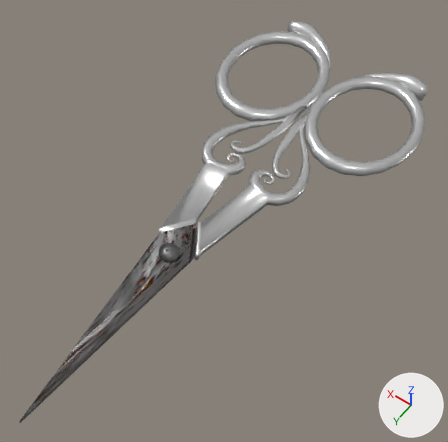
Two versions of the FBX model Assets/Art/3D/Scissors/FBX_Scissors.fbx, one commit apart.
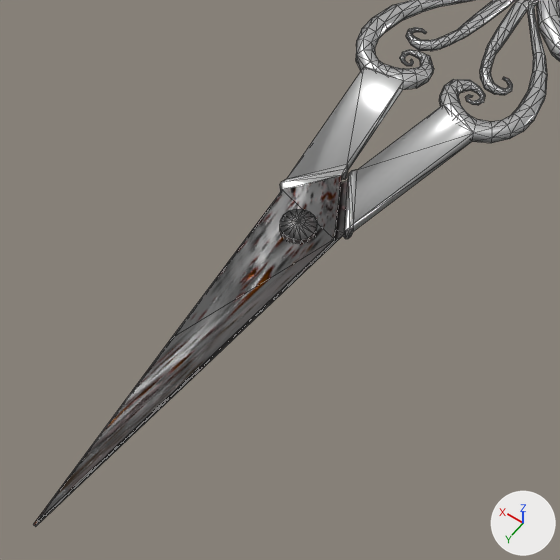
There are two pictures of each version: one whole from a 50 mm lens placed at (-0.783, 1.342, 1.475), pointed at (-0.019, 0.272, -0.206), one close up on the part from 0% to 71% of the width and 28% to 100% of the height. Arrows for +X, +Y and +Z are at lower right; the lights stay in place. The close-ups show mesh edges as thin lines. Vertices at the same position are counted once.

The scene before the commit, as lines of its bpy script (objects in view):
```python
me_cubo_016 = bpy.data.meshes.new('Cubo.016')
me_cubo_016.from_pydata(...)  # 1303 vertices, 2582 faces; spans x -0.41..0.44, y -0.76..1.17, z -0.21..-0.09
# faces by material slot: [130, 2452]
me_cubo_016.materials.append(mat_ferro_008)
me_cubo_016.materials.append(mat_ferro_027)  # white #e7e7e7
# before: 625 (-0.05, 0.47, -0.17) at pixel (342, 235), 627 (0.02, 0.38, -0.16), 629 (0.01, 1.17, -0.17) at pixel (35, 526), 630 (0.01, 1.17, -0.17) at pixel (34, 525), 631 (0.01, 1.17, -0.17) at pixel (34, 525)
# before: 632 (0.01, 1.17, -0.17) at pixel (33, 524), 837 (0.01, 1.17, -0.17) at pixel (35, 526), 839 (0.01, 1.17, -0.17) at pixel (34, 525), 841 (0.1, 0.5, -0.16), 843 (-0.02, 0.82, -0.17) at pixel (204, 367)
ob_cubo_019 = bpy.data.objects.new('Cubo.019', me_cubo_016)
ob_cubo_019.location = (0.0, 0.0, 0.0)
```
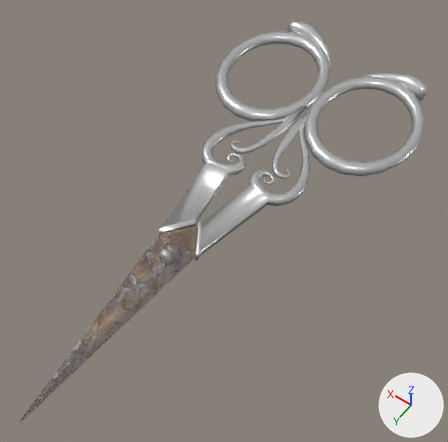
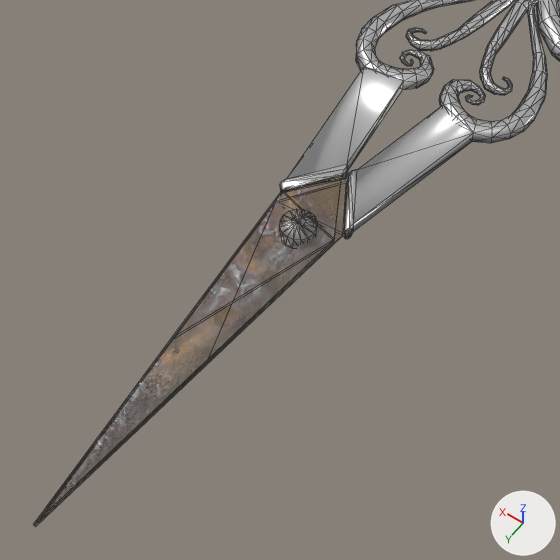
What the commit changed:
Picture 'textura ferro  dddddd.png' (img_textura_ferro__dddddd_png) is now built by load_image('textura ferro  dddddd.png', '../Escotilha/textura ferro  dddddd.png', 1000, 1000, 'Non-Color') instead of load_image('textura ferro  dddddd.png', '../Escotilha/textura ferro  dddddd.png', 1000, 1000, 'sRGB').
Material 'ferro.001' (mat_ferro_001) is new.
Uses the picture img_textura_ferro_2_normal_png.
Uses the picture img_textura_ferro__dddddd_png.
me_cubo_016 has 1303 vertices, 2582 faces and spans x -0.41..0.44, y -0.76..1.17, z -0.21..-0.09.
me_cubo_016 is used by ob_cubo_019; location (0.0, 0.0, 0.0).
Verts and faces of me_cubo_016; kept vertices keep their numbers, new ones are numbered from 1303.
Part 1, on me_cubo_016:
Faces deleted: (629, 631, 630), (839, 843, 841), (625, 627, 841), (630, 631, 632), (837, 843, 839), (625, 841, 843).
New faces: (629, 630, 631), (630, 632, 631) (mat_ferro_027 (white #e7e7e7)).
New faces: (839, 841, 843), (625, 841, 627), (837, 839, 843), (625, 843, 841) (mat_ferro_001).
me_cubo_016 part 2: 130 faces spanning x -0.05..0.1, y 0.38..1.17, z -0.17..-0.13 switch from mat_ferro_008 to mat_ferro_001.

Location of each change, [x1, y1, x2, y2] in pixels of the close-ups (560 x 560 px; the box of a moved part takes in the faces that stretch with it):
part 1 of me_cubo_016, moved or reshaped (not visible before): after [34, 211, 340, 526]
part 2 of me_cubo_016, recoloured: before [34, 175, 348, 527]; after [46, 190, 336, 510]
